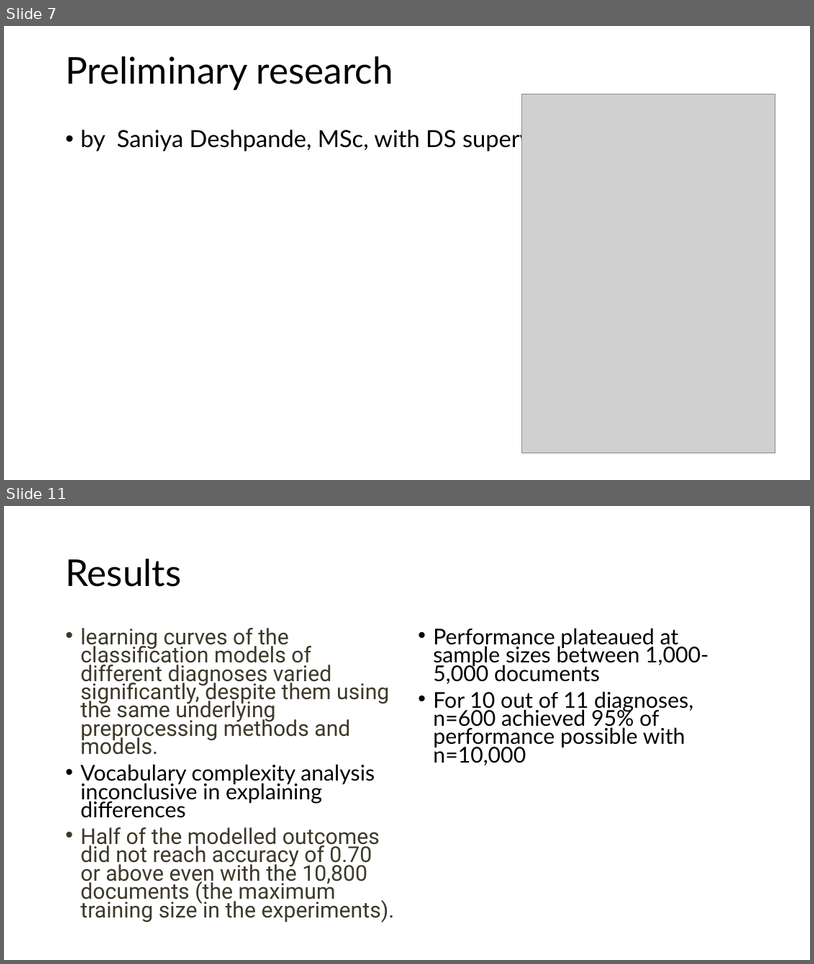
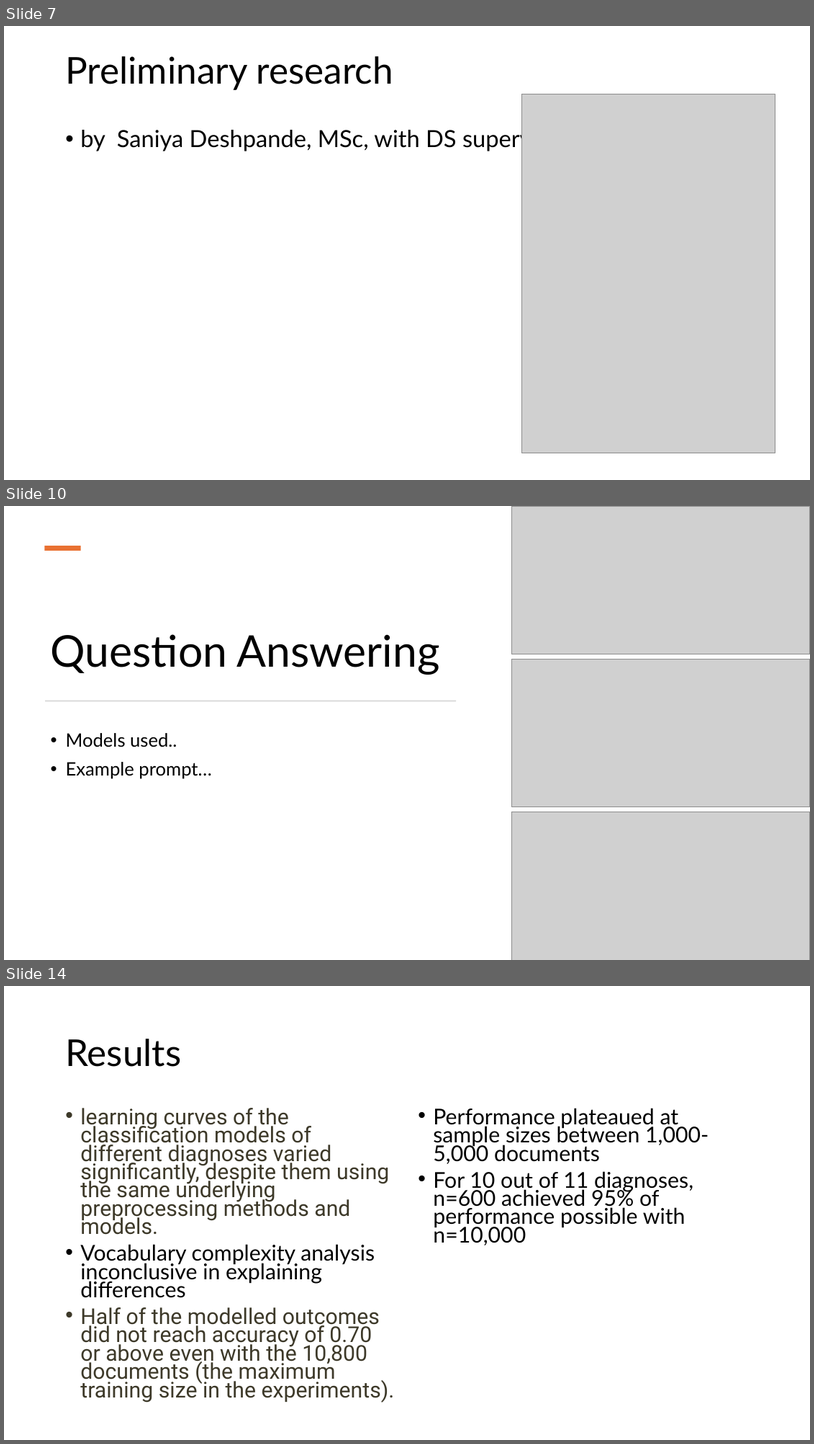
Before and after one commit to dianashams/NLP_sample_size_simulation_study, a slide deck: Determinants of the training corpus size for clinical.pptx. Shown one above the other, each under a label of ours: slides 7 and 11 before the commit, slides 7, 10 and 14 after it; the slides between them are not shown. The pictures are 814x964 and 814x1444 pixels, drawn with LibreOffice and Linux fonts; fonts in the diff are those of the drawing; grey boxes stand for pictures. Boxes give left, top, right and bottom in pixels: in the first picture for what was removed or moved away, otherwise in the second. Text is boxed around its words. In the diff, an @@ line names an element or a change of style, - is before the commit and + after.

Commit message:
added more text and images needs rewording

```diff
--- a/Determinants of the training corpus size for clinical.pptx
+++ b/Determinants of the training corpus size for clinical.pptx
@@ slide 10 added at [4, 506, 810, 960], background #FFFFFF @@
@@ picture added at [512, 506, 810, 654] @@
@@ rectangle added at [44, 546, 81, 551], fill #E97132 @@
@@ title added at [51, 634, 440, 674], 52 pt, text #000000 @@
+Question Answering
@@ picture added at [512, 659, 810, 807] @@
@@ rectangle added at [45, 700, 456, 701], fill #D5D5D5 @@
@@ text added at [66, 733, 211, 779], 22 pt, text #000000 @@
+• Models used..
+• Example prompt…
@@ picture added at [512, 811, 810, 960] @@
@@ what was slide 11 is now slide 14 @@
```
Also in this commit, not shown: 3 slides changed, 3 other slides added, 1 slide removed.
